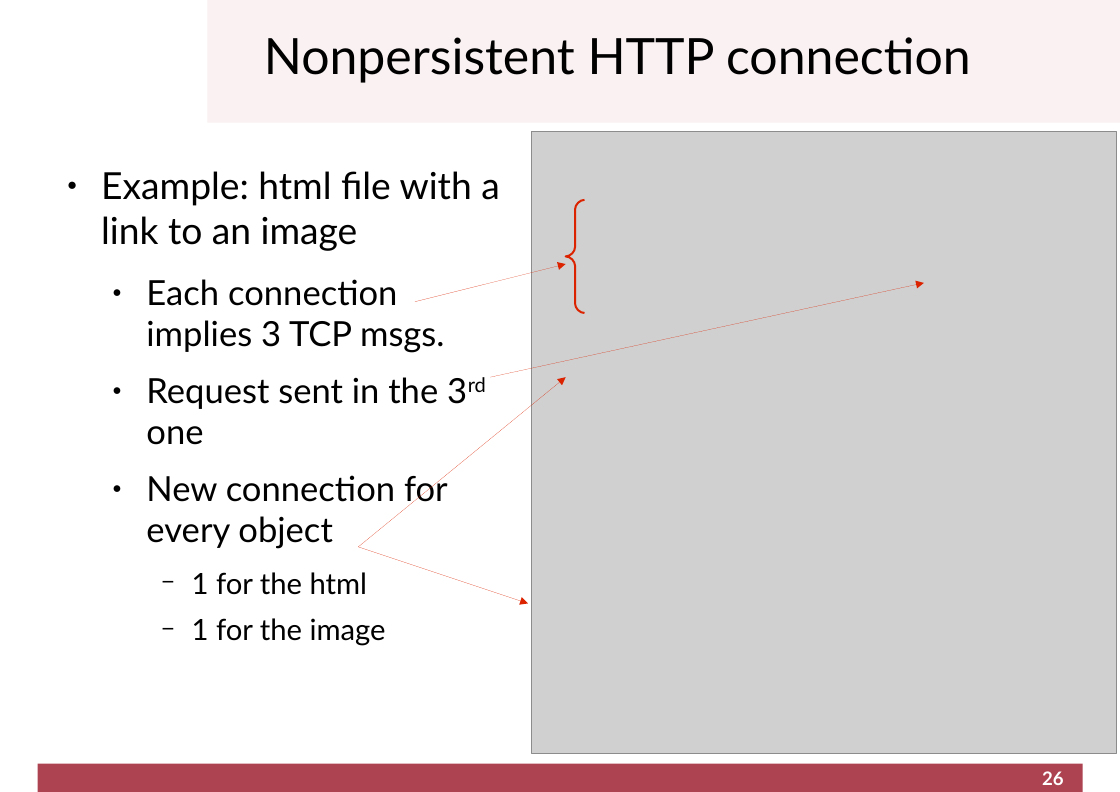
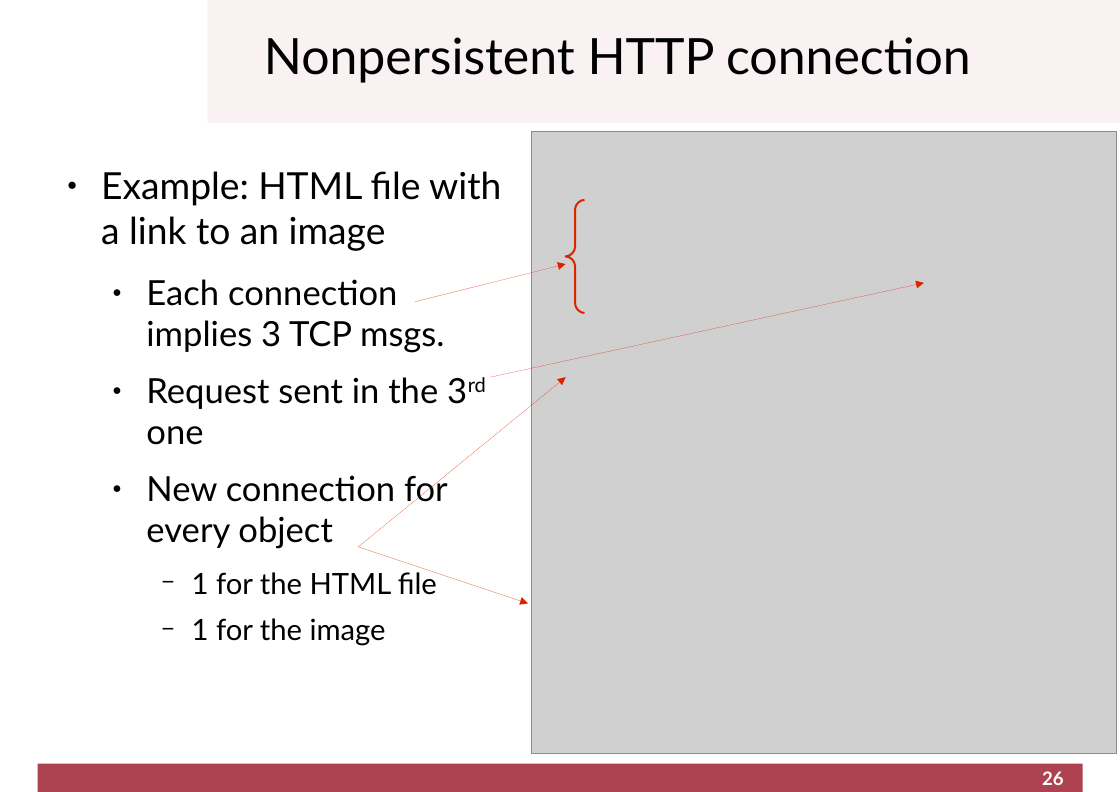
Before and after one commit to cletomartin/redes1, a slide deck: slide 26 of slides/application.odp. Drawn at 1120x792 pixels with LibreOffice and Linux fonts; fonts in the diff are those of the drawing; grey boxes stand for pictures; background and template pictures are left out. Boxes give left, top, right and bottom in pixels: in the first picture for what was removed or moved away, otherwise in the second. Text is boxed around its words. In the diff, an @@ line names an element or a change of style, - is before the commit and + after.

```diff
--- a/slides/application.odp
+++ b/slides/application.odp
@@ text at [101, 171, 501, 251]: text changed @@
-● Example: html file with a link to an image
+● Example: HTML file with a link to an image
@@ text at [192, 568, 437, 595]: text changed @@
-    − 1 for the html
+    − 1 for the HTML file
```
Also in this commit, not shown: 6 other slides changed, 1 slide added, 1 other file.
